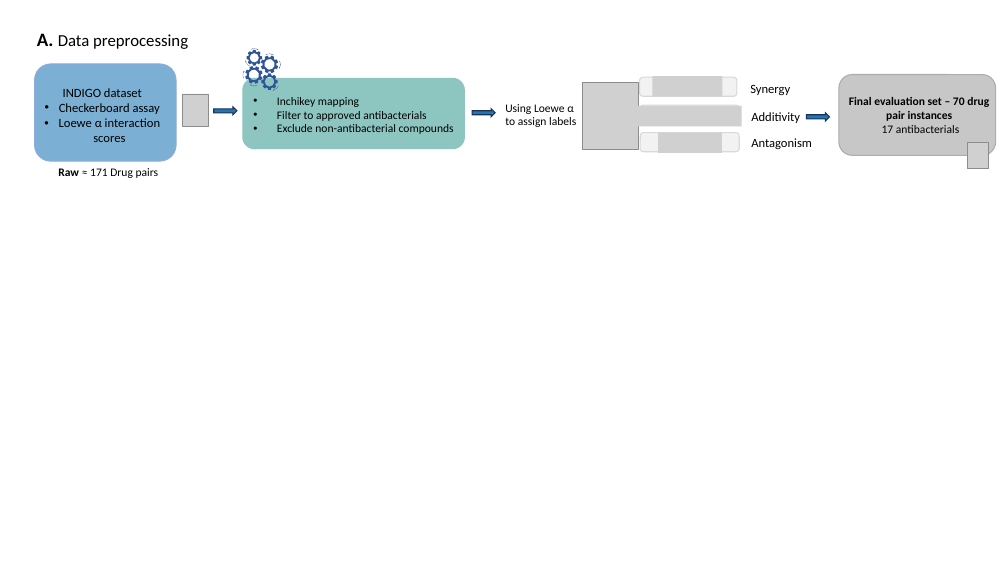
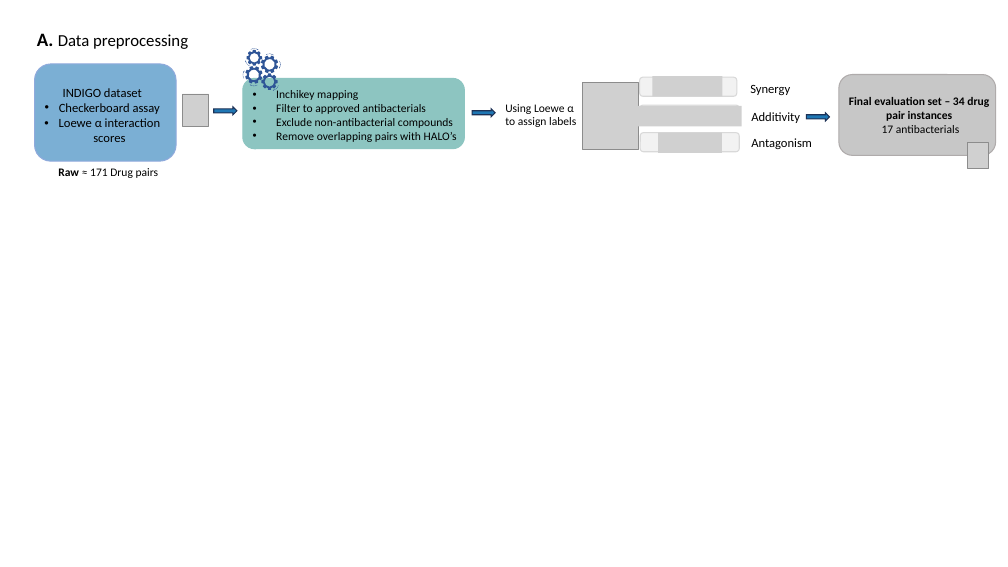
Before and after one commit to Hannwelkin/HALO, a slide deck: slide 1 of figure_pipeline/fig5_external_validation_chandrasekaran/fig5_panels/fig5_panelA.pptx. Drawn at 1008x567 pixels with LibreOffice and Linux fonts; fonts in the diff are those of the drawing; grey boxes stand for pictures. Boxes give left, top, right and bottom in pixels: in the first picture for what was removed or moved away, otherwise in the second. Text is boxed around its words. In the diff, an @@ line names an element or a change of style, - is before the commit and + after.

Commit message:
feat(figure-pipeline): add figure 6 codes and .pptx to explain the ACDB subset external validation. also run the INDIGO validation and recreate the figure 5 for it after filtering its overlapping pairs with HALO's training setexit

```diff
--- a/figure_pipeline/fig5_external_validation_chandrasekaran/fig5_panels/fig5_panelA.pptx
+++ b/figure_pipeline/fig5_external_validation_chandrasekaran/fig5_panels/fig5_panelA.pptx
@@ text at bbox=[849, 97, 989, 133]: text changed @@
-Final evaluation set – 70 drug pair instances
-17 antibacterials
+Final evaluation set – 34 drug pair instances
+17 antibacterials
@@ text at bbox=[276, 132, 457, 142]: paragraph added @@
+• Remove overlapping pairs with HALO’s
```
Also in this commit, not shown: 20 other files.
